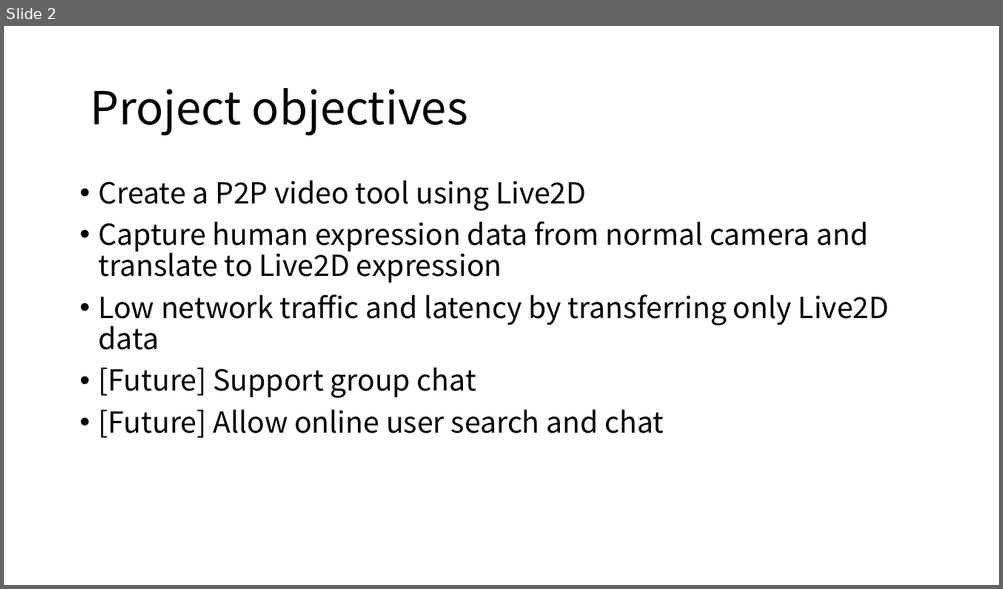
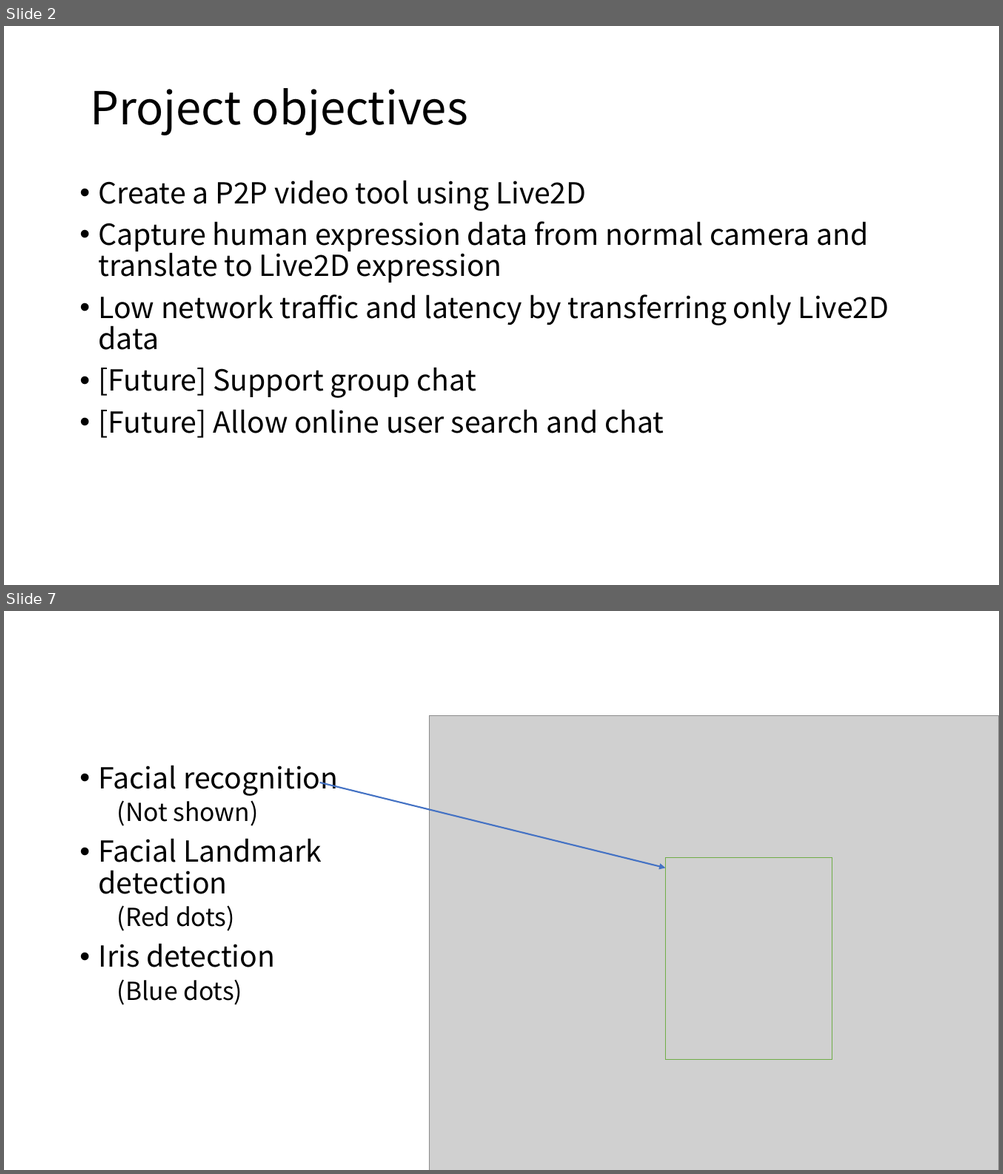
Before and after one commit to Luke-lujunxian/Live2D_VideoChat, a slide deck: Project Description.pptx. Shown one above the other, each under a label of ours: slide 2 before the commit, slides 2 and 7 after it; the slides between them are not shown. The pictures are 1003x589 and 1003x1174 pixels, drawn with LibreOffice and Linux fonts; fonts in the diff are those of the drawing; grey boxes stand for pictures. Boxes give left, top, right and bottom in pixels: in the first picture for what was removed or moved away, otherwise in the second. Text is boxed around its words. In the diff, an @@ line names an element or a change of style, - is before the commit and + after.

```diff
--- a/Project Description.pptx
+++ b/Project Description.pptx
@@ slide 7 added at (4, 611, 999, 1170), background #FFFFFF @@
@@ picture added at (430, 716, 999, 1170) @@
@@ text added at (99, 765, 338, 1005), 28 pt, text #000000 @@
+• Facial recognition
+  (Not shown)
+• Facial Landmark detection
+  (Red dots)
+• Iris detection
+  (Blue dots)
@@ arrow added from (319, 783) to (665, 869), #4472C4 1.5 pt @@
@@ rectangle added at (665, 858, 831, 1060), outline #70AD47 1 pt @@
```
Also in this commit, not shown: 4 slides changed, 6 other slides added, 1 slide removed.
